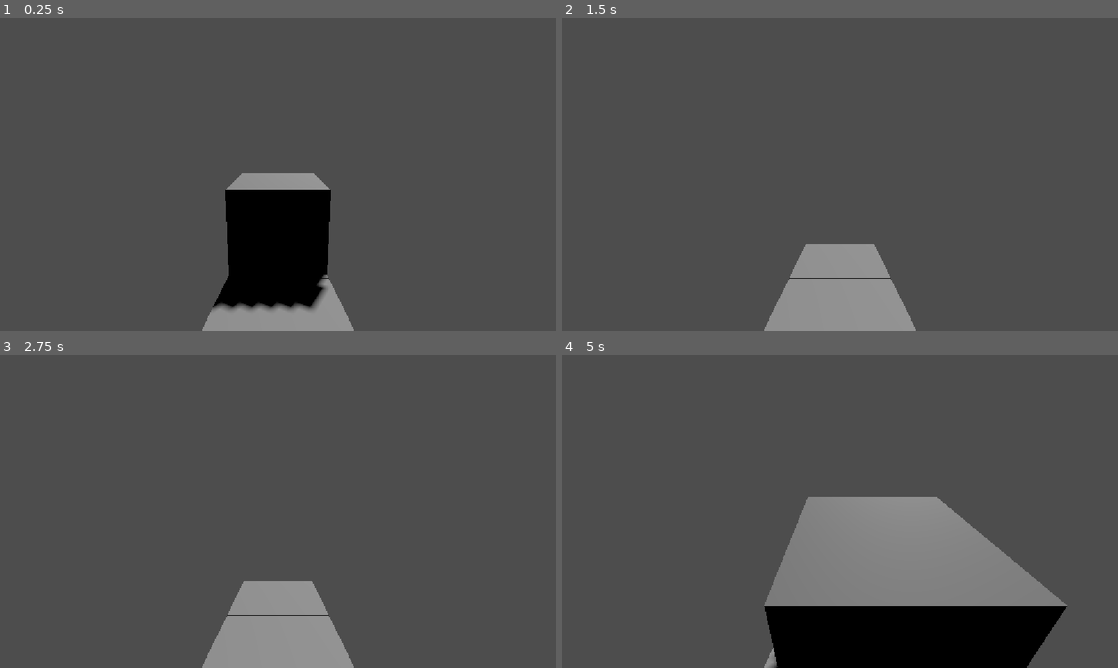
Above: before the commit, frames 1-4 (two rows, left to right).
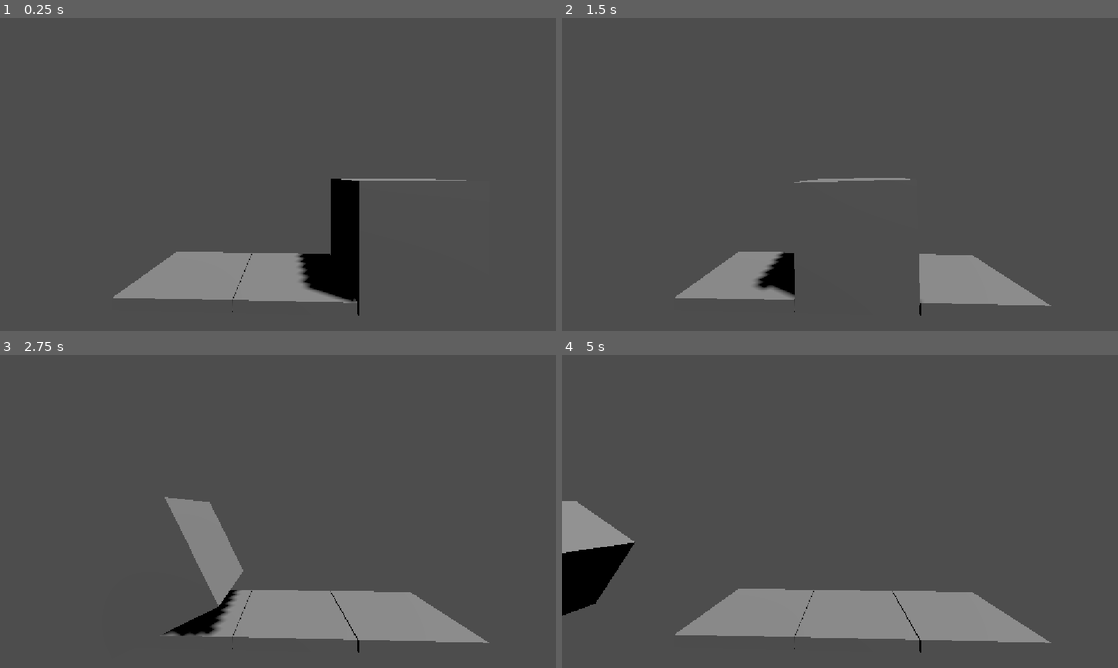
Above: after the commit, the same moments.

Repository: TheAbdullahSaleem/Cube-Collector-3d
Game: Godot game, scene res://Scenes/main.tscn
Two runs of this game, one before a commit and one after it. Both use one fixed random seed, a clock stepped at 60 frames per second and the inputs below.
Inputs (mouse positions are in pixels of both pictures, inside the frame that each line leads up to):
- Up to frame 1 (0.25 s): no input
- Up to frame 2 (1.5 s): tap Enter (ui_accept) at 0.5, 0.6, 0.77, 1.07 s; move the mouse to (962, 158) at 0.52 s; hold Right (ui_right) 0.53-1.28 s; click (962, 158) at 0.67 s; move the mouse to (728, 190) at 1.27 s; hold Down (ui_down) from 1.28 s (still down); tap Alt at 1.35 s
- Up to frame 3 (2.75 s): tap Enter (ui_accept) at 1.52, 1.55, 1.82, 2.3 s; move the mouse to (333, 442) at 2.02 s; release Down (ui_down) at 2.03 s; hold Right (ui_right) from 2.03 s (still down); tap Shift at 2.1 s
- Up to frame 4 (5 s): move the mouse to (812, 574) at 2.77 s; release Right (ui_right) at 2.78 s; hold Up (ui_up) 2.78-3.53 s; tap Enter (ui_accept) at 2.85, 3.02, 3.32, 3.77, 3.8, 4.07, 4.52, 4.55, 4.82 s; click (812, 574) at 2.92 s; move the mouse to (1006, 558) at 3.52 s; hold Left (ui_left) from 3.53 s (still down); tap Alt at 3.6 s; move the mouse to (673, 464) at 4.27 s; tap Shift at 4.35 s

The runs differ from the first frame. In frame 1, 14% of the frame differs, in the area x 20-84%, y 49-100%; in frame 2, 10%; in frame 3, 9.0%; in frame 4, 26%, in the area x 0-91%, y 45-100%.

Commit message:
Made the animation work

Diff:
--- a/Scenes/Player.tscn
+++ b/Scenes/Player.tscn
@@ -6,78 +6,12 @@
 
 [sub_resource type="BoxMesh" id="BoxMesh_nl1qf"]
 
-[sub_resource type="Animation" id="Animation_rpqav"]
-resource_name = "Move"
-length = 0.8
-tracks/0/type = "value"
-tracks/0/imported = false
-tracks/0/enabled = true
-tracks/0/path = NodePath("MeshInstance3D:rotation")
-tracks/0/interp = 1
-tracks/0/loop_wrap = true
-tracks/0/keys = {
-"times": PackedFloat32Array(0, 0.1, 0.2, 0.3, 0.4, 0.5, 0.6, 0.7, 0.8),
-"transitions": PackedFloat32Array(1, 1, 1, 1, 1, 1, 1, 1, 1),
-"update": 0,
-"values": [Vector3(0.17453292, 0, 0), Vector3(0.34906584, 0, 0), Vector3(0.5235988, 0, 0), Vector3(0.6981317, 0, 0), Vector3(0.87266463, 0, 0), Vector3(1.0471976, 0, 0), Vector3(1.2217305, 0, 0), Vector3(1.3962634, 0, 0), Vector3(1.5707964, 0, 0)]
-}
-tracks/1/type = "value"
-tracks/1/imported = false
-tracks/1/enabled = true
-tracks/1/path = NodePath("CollisionShape3D:rotation")
-tracks/1/interp = 1
-tracks/1/loop_wrap = true
-tracks/1/keys = {
-"times": PackedFloat32Array(0, 0.1, 0.2, 0.3, 0.4, 0.5, 0.6, 0.7, 0.8),
-"transitions": PackedFloat32Array(1, 1, 1, 1, 1, 1, 1, 1, 1),
-"update": 0,
-"values": [Vector3(0.17453292, 0, 0), Vector3(0.34906584, 0, 0), Vector3(0.5235988, 0, 0), Vector3(0.6981317, 0, 0), Vector3(0.87266463, 0, 0), Vector3(1.0471976, 0, 0), Vector3(1.2217305, 0, 0), Vector3(1.5707964, 0, 0), Vector3(1.5707963, 0, 0)]
-}
-
-[sub_resource type="Animation" id="Animation_kyqiw"]
-length = 0.001
-tracks/0/type = "value"
-tracks/0/imported = false
-tracks/0/enabled = true
-tracks/0/path = NodePath("MeshInstance3D:rotation")
-tracks/0/interp = 1
-tracks/0/loop_wrap = true
-tracks/0/keys = {
-"times": PackedFloat32Array(0),
-"transitions": PackedFloat32Array(1),
-"update": 0,
-"values": [Vector3(0.17453292, 0, 0)]
-}
-tracks/1/type = "value"
-tracks/1/imported = false
-tracks/1/enabled = true
-tracks/1/path = NodePath("CollisionShape3D:rotation")
-tracks/1/interp = 1
-tracks/1/loop_wrap = true
-tracks/1/keys = {
-"times": PackedFloat32Array(0),
-"transitions": PackedFloat32Array(1),
-"update": 0,
-"values": [Vector3(0.34906584, 0, 0)]
-}
-
-[sub_resource type="AnimationLibrary" id="AnimationLibrary_gntrk"]
-_data = {
-&"Move": SubResource("Animation_rpqav"),
-&"RESET": SubResource("Animation_kyqiw")
-}
-
 [node name="Player" type="CharacterBody3D" unique_id=423152385 node_paths=PackedStringArray("anim_player")]
 script = ExtResource("1_rpqav")
-anim_player = NodePath("AnimationPlayer")
+anim_player = NodePath("")
 
 [node name="CollisionShape3D" type="CollisionShape3D" parent="." unique_id=716547855]
-transform = Transform3D(1, 0, 0, 0, 0.9396926, -0.34202012, 0, 0.34202012, 0.9396926, 0, 0, 0)
 shape = SubResource("BoxShape3D_kf11u")
 
 [node name="MeshInstance3D" type="MeshInstance3D" parent="." unique_id=790436879]
-transform = Transform3D(1, 0, 0, 0, 0.9848077, -0.17364818, 0, 0.17364818, 0.9848077, 0, 0, 0)
 mesh = SubResource("BoxMesh_nl1qf")
-
-[node name="AnimationPlayer" type="AnimationPlayer" parent="." unique_id=150512433]
-libraries/ = SubResource("AnimationLibrary_gntrk")
--- a/Scenes/main.tscn
+++ b/Scenes/main.tscn
@@ -21,4 +21,4 @@
 transform = Transform3D(1, 0, 0, 0, 1, 0, 0, 0, 1, 0, 0.5216702, 0)
 
 [node name="Camera3D" type="Camera3D" parent="." unique_id=167033854]
-transform = Transform3D(1, 0, 0, 0, 1, 0, 0, 0, 1, 0, 1.0742432, 2.5035954)
+transform = Transform3D(-0.034391344, 0, 0.9994085, 0, 1, 0, -0.9994085, 0, -0.034391344, 2.1440687, 1.0742432, 1.0855783)
--- a/Scenes/player.gd
+++ b/Scenes/player.gd
@@ -9,17 +9,31 @@
 
 	# Handle jump.
 	if Input.is_action_just_pressed("ui_accept"):
-		position.z += SPEED * delta
-		anim_player.play("Move")
+		animate()
 	# Get the input direction and handle the movement/deceleration.
 	# As good practice, you should replace UI actions with custom gameplay actions.
-	var input_dir := Input.get_vector("ui_left", "ui_right", "ui_up", "ui_down")
-	var direction := (transform.basis * Vector3(input_dir.x, 0, input_dir.y)).normalized()
-	if direction:
-		velocity.x = direction.x * SPEED
-		velocity.z = direction.z * SPEED
-	else:
-		velocity.x = move_toward(velocity.x, 0, SPEED)
-		velocity.z = move_toward(velocity.z, 0, SPEED)
+	#var input_dir := Input.get_vector("ui_left", "ui_right", "ui_up", "ui_down")
+	#var direction := (transform.basis * Vector3(input_dir.x, 0, input_dir.y)).normalized()
+	#if direction:
+		#velocity.x = direction.x * SPEED
+		#velocity.z = direction.z * SPEED
+	#else:
+		#velocity.x = move_toward(velocity.x, 0, SPEED)
+		#velocity.z = move_toward(velocity.z, 0, SPEED)
 
 	move_and_slide()
+func animate():
+	var tween = create_tween()
+	tween.set_parallel(true)
+	tween.tween_property(
+		self,
+		"rotation_degrees:x",
+		rotation_degrees.x + 90.0,
+		1
+	)
+	tween.tween_property(
+		self,
+		"position:z",
+		position.z + 1,
+		1
+	)
